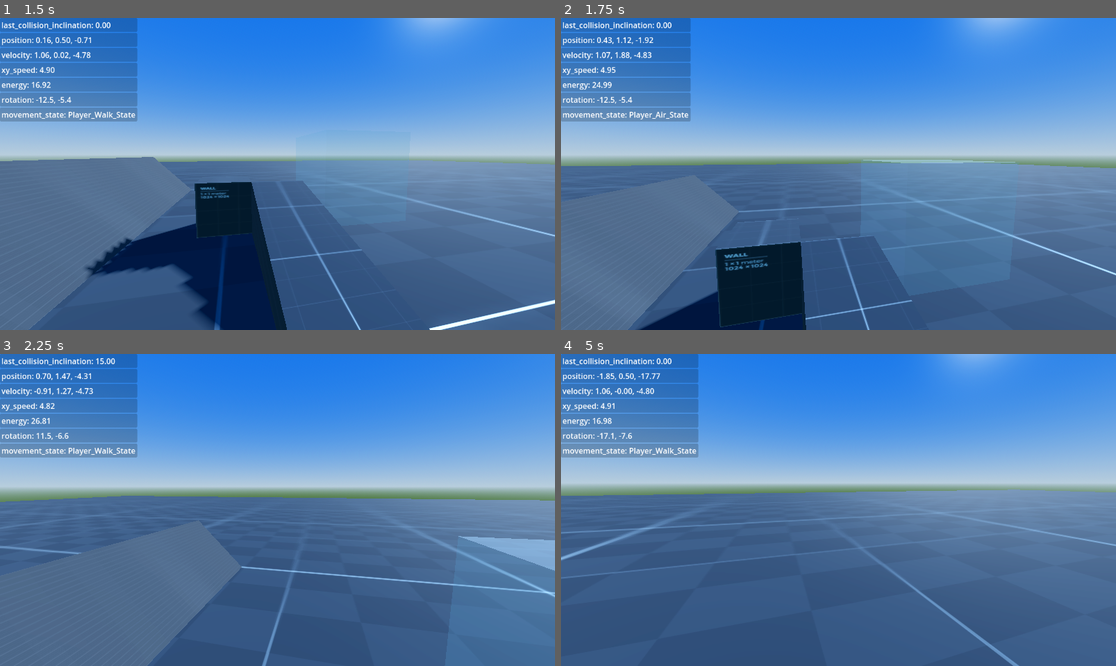
Above: before the commit, frames 1-4 (two rows, left to right).
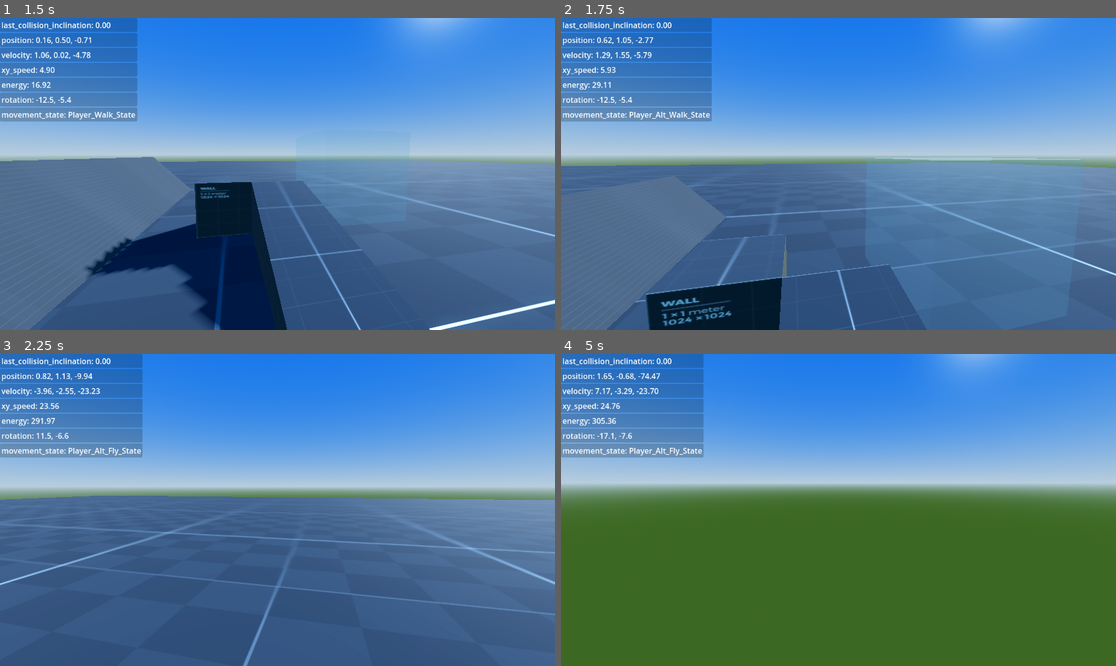
Above: after the commit, the same moments.

Repository: Kestrel280/tethergame
Game: Godot game, scene res://main.tscn
Same seed, same stepped clock (60 frames per second), same inputs: the game is played once before the commit and once after it.
Inputs (mouse positions are in pixels of both pictures, inside the frame that each line leads up to):
- Up to frame 1 (1.5 s): click "Play" at 0.5 s; tap Enter at 1.25 s; move the mouse to (305, 174) at 1.27 s; hold W (move_forward) from 1.28 s (still down); tap 1 at 1.35 s
- Up to frame 2 (1.75 s): keep holding W (move_forward); tap Space (jump) at 1.52 s; tap 2 at 1.55 s
- Up to frame 3 (2.25 s): keep holding W (move_forward); tap Space (jump) at 1.82 s; move the mouse to (249, 510) at 2.02 s; tap 2 at 2.1 s
- Up to frame 4 (5 s): keep holding W (move_forward); tap Space (jump) at 2.27, 2.57, 3.6, 3.77, 4.07, 4.52, 4.82 s; tap 0 at 2.3, 2.85 s; move the mouse to (849, 503) at 2.77 s; hold Space (jump) 2.78-3.53 s; move the mouse to (832, 516) at 3.52 s; tap 1 at 3.8, 4.35 s; move the mouse to (877, 513) at 4.27 s; tap 2 at 4.55 s

Frame 1 is identical in both runs. In frame 2, 8.0% of the frame differs, in the area x 6-100%, y 0-100%; in frame 3, 13%; in frame 4, 56%, in the area x 0-100%, y 0-100%.

Commit message:
Add proof-of-concept 2nd movement controller, which allows flying

Diff:
--- a/classes/controllers/controller_base.gd
+++ b/classes/controllers/controller_base.gd
@@ -1,8 +1,12 @@
 class_name Controller_Base
 extends Node
 
-# Abstract base class for Controllers, used for comparing types of Controllers
-# Controllers must override get_controller_base_class()
+## Abstract base class for Controllers, used for comparing types of Controllers.
+## Controllers must override get_controller_base_class().
+##	(this is typically provided by Base controller classes,
+## 	so bottom-level controllers generally don't need to do this.)
+## They MAY define a construct() function, which instantiates a new
+## copy of the controller for convenience; but this is optional.
 
 func get_controller_name() -> StringName:
 	assert(false, "Controller does not implement get_controller_name()!");
@@ -12,3 +16,7 @@
 func _ready():
 	self.name = get_controller_name();
 	print("New '%s' created" % self.name);
+
+
+static func construct() -> Variant:
+	return null;
--- a/classes/controllers/movement_controller_base.gd
+++ b/classes/controllers/movement_controller_base.gd
@@ -6,8 +6,6 @@
 ## which updates the location of the body it is controlling (set via start()).
 ## They should also define a get_current_move_state()->StringName function,
 ## but it is not strictly necessary.
-## Similarly, they may define a construct() function, which instantiates a new
-## copy of the controller for convenience; but this is also optional.
 
 signal movement_state_changed(new_state : StringName);
 
@@ -37,9 +35,5 @@
 	pass;
 
 
-func get_current_move_state():
+func get_current_move_state() -> StringName:
 	return "Unknown_Move_State";
-
-
-static func construct() -> Variant:
-	return null;
--- a/classes/player/Player.tscn
+++ b/classes/player/Player.tscn
@@ -4,7 +4,7 @@
 [ext_resource type="Script" uid="uid://c0xife0bt2mo4" path="res://classes/level/teleporter/teleportable.gd" id="5_loolv"]
 [ext_resource type="PackedScene" uid="uid://dsecrpcholfvy" path="res://classes/player/controllers/Input_Controller_Kbm.tscn" id="9_ki74y"]
 [ext_resource type="PackedScene" uid="uid://dp4jmam2vw06p" path="res://classes/player/controllers/Camera_Controller_Player.tscn" id="9_loolv"]
-[ext_resource type="PackedScene" uid="uid://hau4r4cp3ls0" path="res://classes/player/controllers/movement_controller/Movement_Controller_Player.tscn" id="10_ki74y"]
+[ext_resource type="PackedScene" uid="uid://hau4r4cp3ls0" path="res://classes/player/controllers/movement_controller_player/Movement_Controller_Player.tscn" id="10_ki74y"]
 
 [sub_resource type="CapsuleShape3D" id="CapsuleShape3D_loolv"]
 
--- a/classes/player/controllers/movement_controller/Movement_Controller_Player.tscn
+++ b/classes/player/controllers/movement_controller_player/Movement_Controller_Player.tscn
@@ -1,10 +1,10 @@
 [gd_scene load_steps=6 format=3 uid="uid://hau4r4cp3ls0"]
 
-[ext_resource type="Script" uid="uid://b4dy0hm3wdem5" path="res://classes/player/controllers/movement_controller/movement_controller_player.gd" id="1_sm77l"]
+[ext_resource type="Script" uid="uid://b4dy0hm3wdem5" path="res://classes/player/controllers/movement_controller_player/movement_controller_player.gd" id="1_sm77l"]
 [ext_resource type="Script" uid="uid://cnfr7v75ouaag" path="res://classes/state/state_machine.gd" id="2_6726g"]
-[ext_resource type="Script" uid="uid://de08x13bjvfi" path="res://classes/player/controllers/movement_controller/movement_states/player_air_state.gd" id="3_pk0a4"]
-[ext_resource type="Script" uid="uid://bsgml6prcya47" path="res://classes/player/controllers/movement_controller/movement_states/player_idle_state.gd" id="4_wuj7a"]
-[ext_resource type="Script" uid="uid://d1eyuapmclcra" path="res://classes/player/controllers/movement_controller/movement_states/player_walk_state.gd" id="5_ckg11"]
+[ext_resource type="Script" uid="uid://de08x13bjvfi" path="res://classes/player/controllers/movement_controller_player/movement_states/player_air_state.gd" id="3_pk0a4"]
+[ext_resource type="Script" uid="uid://bsgml6prcya47" path="res://classes/player/controllers/movement_controller_player/movement_states/player_idle_state.gd" id="4_wuj7a"]
+[ext_resource type="Script" uid="uid://d1eyuapmclcra" path="res://classes/player/controllers/movement_controller_player/movement_states/player_walk_state.gd" id="5_ckg11"]
 
 [node name="Movement_Controller_Player" type="Node"]
 script = ExtResource("1_sm77l")
--- a/classes/player/controllers/movement_controller/movement_controller_player.gd
+++ b/classes/player/controllers/movement_controller_player/movement_controller_player.gd
@@ -1,8 +1,5 @@
 class_name Movement_Controller_Player
 extends Movement_Controller_Base
-
-
-var wish_vel : Vector3;
 
 
 static func construct() -> Movement_Controller_Player:
@@ -24,7 +21,6 @@
 
 
 func move(dt : float, wish_dir : Vector3):
-	wish_vel = body.velocity;
 	wish_dir = Vector3(wish_dir.x, 0, wish_dir.z).normalized();
 
 	var new_state_name : StringName = $State_Machine.current_state.update_velocity(dt, wish_dir, jumping);
--- /dev/null
+++ b/classes/player/controllers/movement_controller_player/movement_states/player_walk_state.gd
@@ -0,0 +1,23 @@
+class_name Player_Walk_State
+extends Movement_State
+
+
+static var state_name : StringName = "Player_Walk_State";
+
+
+func update_velocity(dt : float, wish_dir : Vector3, trying_jump : bool) -> StringName:
+	if !body.is_on_floor(): return Player_Air_State.state_name;
+
+	# If trying to jump, just jump and transition to air state
+	if trying_jump:
+		do_jump();
+		return Player_Air_State.state_name;
+
+	# If we're actually trying to walk, bypass friction
+	if wish_dir:
+		body.velocity.x = lerp(body.velocity.x, wish_dir.x * body.max_ground_speed, body.ground_accel);
+		body.velocity.z = lerp(body.velocity.z, wish_dir.z * body.max_ground_speed, body.ground_accel);
+	else:
+		body.velocity = body.velocity.move_toward(Vector3.ZERO, body.ground_friction);
+		if body.velocity.is_zero_approx(): return Player_Idle_State.state_name;
+	return Player_Walk_State.state_name;
--- /dev/null
+++ b/classes/player/controllers/movement_controller_player_alt/Movement_Controller_Player_Alt.tscn
@@ -0,0 +1,27 @@
+[gd_scene load_steps=6 format=3 uid="uid://iqknf64cgqwd"]
+
+[ext_resource type="Script" uid="uid://fc5fybc2xgdq" path="res://classes/player/controllers/movement_controller_player_alt/movement_controller_player_alt.gd" id="1_53bl4"]
+[ext_resource type="Script" uid="uid://cnfr7v75ouaag" path="res://classes/state/state_machine.gd" id="2_p25oe"]
+[ext_resource type="Script" uid="uid://4vbfplap2s17" path="res://classes/player/controllers/movement_controller_player_alt/states/player_alt_fly_state.gd" id="3_icaa2"]
+[ext_resource type="Script" uid="uid://bejfntyu087hx" path="res://classes/player/controllers/movement_controller_player_alt/states/player_alt_idle_state.gd" id="4_727mf"]
+[ext_resource type="Script" uid="uid://bg2qkqsgmpk82" path="res://classes/player/controllers/movement_controller_player_alt/states/player_alt_walk_state.gd" id="5_jigc3"]
+
+[node name="Movement_Controller_Player_Alt" type="Node"]
+script = ExtResource("1_53bl4")
+metadata/_custom_type_script = "uid://fc5fybc2xgdq"
+
+[node name="State_Machine" type="Node" parent="."]
+script = ExtResource("2_p25oe")
+metadata/_custom_type_script = "uid://cnfr7v75ouaag"
+
+[node name="Player_Alt_Fly_State" type="Node" parent="State_Machine"]
+script = ExtResource("3_icaa2")
+metadata/_custom_type_script = "uid://4vbfplap2s17"
+
+[node name="Player_Alt_Idle_State" type="Node" parent="State_Machine"]
+script = ExtResource("4_727mf")
+metadata/_custom_type_script = "uid://bejfntyu087hx"
+
+[node name="Player_Alt_Walk_State" type="Node" parent="State_Machine"]
+script = ExtResource("5_jigc3")
+metadata/_custom_type_script = "uid://bg2qkqsgmpk82"
--- /dev/null
+++ b/classes/player/controllers/movement_controller_player_alt/movement_controller_player_alt.gd
@@ -0,0 +1,32 @@
+class_name Movement_Controller_Player_Alt
+extends Movement_Controller_Base
+
+
+static func construct() -> Variant:
+	return preload("Movement_Controller_Player_Alt.tscn").instantiate();
+
+
+func start(body : Node3D):
+	super(body);
+	assert(body is CharacterBody3D, "Movement_Controller_Player_Alt must be applied to a CharacterBody3D");
+
+	for movement_state in $State_Machine.get_children():
+		movement_state.start(body);
+
+	# Determine initial state
+	if !body.is_on_floor(): $State_Machine.current_state = $State_Machine/Player_Alt_Fly_State;
+	else:
+		if body.velocity.is_zero_approx(): $State_Machine.current_state = $State_Machine/Player_Alt_Idle_State;
+		else: $State_Machine.current_state = $State_Machine/Player_Alt_Walk_State;
+
+
+func move(dt : float, wish_dir : Vector3):
+	var new_state_name : StringName = $State_Machine.current_state.update_velocity(dt, wish_dir, jumping);
+	if new_state_name != $State_Machine.current_state.state_name:
+		$State_Machine.transition(new_state_name);
+
+	body.move_and_slide();
+
+
+func get_current_move_state() -> StringName:
+	return $State_Machine.current_state.state_name;
--- /dev/null
+++ b/classes/player/controllers/movement_controller_player_alt/states/player_alt_fly_state.gd
@@ -0,0 +1,23 @@
+class_name Player_Alt_Fly_State
+extends Movement_State
+
+
+static var state_name : StringName = "Player_Alt_Fly_State";
+
+
+func update_velocity(dt : float, wish_dir : Vector3, jumping : bool) -> StringName:
+	if body.is_on_floor():
+		# If we landed, and our velocity is 0 now, go to idle
+		if body.velocity.is_zero_approx(): return Player_Idle_State.state_name;
+
+		# If we landed, but we have velocity, go to walk
+		else: return Player_Alt_Walk_State.state_name;
+
+	if wish_dir:
+		body.velocity = lerp(body.velocity, wish_dir * body.max_ground_speed * 5.0, body.ground_accel / 2.0);
+	else:
+		body.velocity = lerp(body.velocity, Vector3.ZERO, body.ground_friction / 2.0);
+		if body.velocity.is_zero_approx(): return Player_Alt_Idle_State.state_name;
+
+
+	return self.state_name;
--- /dev/null
+++ b/classes/player/controllers/movement_controller_player_alt/states/player_alt_idle_state.gd
@@ -0,0 +1,21 @@
+class_name Player_Alt_Idle_State
+extends Movement_State
+
+
+static var state_name : StringName = "Player_Alt_Idle_State";
+
+
+func update_velocity(dt : float, wish_dir : Vector3, trying_jump : bool):
+	wish_dir = Vector3(wish_dir.x, 0, wish_dir.z).normalized();
+
+	# If trying to jump, just jump and transition to air state
+	if trying_jump and body.is_on_floor():
+		body.velocity.y = body.jump_impulse;
+		return Player_Alt_Fly_State.state_name;
+
+	# Not doing anything at all
+	if wish_dir == Vector3.ZERO: return Player_Alt_Idle_State.state_name;
+
+	# Doing something
+	body.velocity += wish_dir * dt;
+	return Player_Alt_Walk_State.state_name;
--- a/classes/player/controllers/movement_controller/movement_states/player_walk_state.gd
+++ b/classes/player/controllers/movement_controller_player_alt/states/player_alt_walk_state.gd
@@ -1,19 +1,19 @@
-class_name Player_Walk_State
+class_name Player_Alt_Walk_State
 extends Movement_State
 
 
-static var state_name : StringName = "Player_Walk_State";
+static var state_name : StringName = "Player_Alt_Walk_State";
+
 
 func update_velocity(dt : float, wish_dir : Vector3, trying_jump : bool) -> StringName:
+	wish_dir = Vector3(wish_dir.x, 0, wish_dir.z).normalized();
 
-	var wish_vel : Vector3 = body.velocity;
-
-	if !body.is_on_floor(): return Player_Air_State.state_name;
+	if !body.is_on_floor(): return Player_Alt_Fly_State.state_name;
 
 	# If trying to jump, just jump and transition to air state
 	if trying_jump:
 		do_jump();
-		return Player_Air_State.state_name;
+		return Player_Alt_Fly_State.state_name;
 
 	# If we're actually trying to walk, bypass friction
 	if wish_dir:
@@ -21,5 +21,5 @@
 		body.velocity.z = lerp(body.velocity.z, wish_dir.z * body.max_ground_speed, body.ground_accel);
 	else:
 		body.velocity = body.velocity.move_toward(Vector3.ZERO, body.ground_friction);
-		if body.velocity.is_zero_approx(): return Player_Idle_State.state_name;
-	return Player_Walk_State.state_name;
+		if body.velocity.is_zero_approx(): return Player_Alt_Idle_State.state_name;
+	return Player_Alt_Walk_State.state_name;
--- a/classes/player/player.gd
+++ b/classes/player/player.gd
@@ -16,8 +16,12 @@
 func _input(event) -> void:
 	$Input_Controller.handle_input(event);
 	if event is InputEventKey:
-		if event.pressed and event.keycode == KEY_0:
+		if event.pressed and event.keycode == KEY_1:
 			var test = Movement_Controller_Player.construct();
+			test.start(self);
+			swap_controller(test);
+		if event.pressed and event.keycode == KEY_2:
+			var test = Movement_Controller_Player_Alt.construct();
 			test.start(self);
 			swap_controller(test);
 
--- a/classes/state/state_machine.gd
+++ b/classes/state/state_machine.gd
@@ -23,7 +23,10 @@
 
 func transition(new_state_name : StringName) -> void:
 	var new_state = states.get(new_state_name);
-	if (new_state != null) and (new_state != current_state):
+	if !new_state:
+		print("State machine cannot transition from '%s' to '%s': no such state found" % [current_state.state_name, new_state_name]);
+		return;
+	if new_state != current_state:
 		current_state.exit();
 		new_state.enter();
 		current_state = new_state;
--- a/project.godot
+++ b/project.godot
@@ -27,7 +27,7 @@
 "res://classes/controllers/": "red",
 "res://classes/level/": "orange",
 "res://classes/player/": "yellow",
-"res://classes/player/controllers/movement_controller/movement_states/": "red",
+"res://classes/player/controllers/movement_controller_player/movement_states/": "red",
 "res://classes/state/": "green",
 "res://maps/": "green",
 "res://textures/": "teal",
Renamed: classes/player/controllers/movement_controller/movement_controller_player.gd.uid -> classes/player/controllers/movement_controller_player/movement_controller_player.gd.uid
Renamed: classes/player/controllers/movement_controller/movement_states/player_air_state.gd -> classes/player/controllers/movement_controller_player/movement_states/player_air_state.gd
Renamed: classes/player/controllers/movement_controller/movement_states/player_air_state.gd.uid -> classes/player/controllers/movement_controller_player/movement_states/player_air_state.gd.uid
Renamed: classes/player/controllers/movement_controller/movement_states/player_idle_state.gd.uid -> classes/player/controllers/movement_controller_player/movement_states/player_idle_state.gd.uid
Renamed: classes/player/controllers/movement_controller/movement_states/player_walk_state.gd.uid -> classes/player/controllers/movement_controller_player/movement_states/player_walk_state.gd.uid
Not shown, added: classes/player/controllers/movement_controller_player_alt/movement_controller_player_alt.gd.uid
Not shown, added: classes/player/controllers/movement_controller_player_alt/states/player_alt_fly_state.gd.uid
Not shown, added: classes/player/controllers/movement_controller_player_alt/states/player_alt_idle_state.gd.uid
Not shown, added: classes/player/controllers/movement_controller_player_alt/states/player_alt_walk_state.gd.uid
